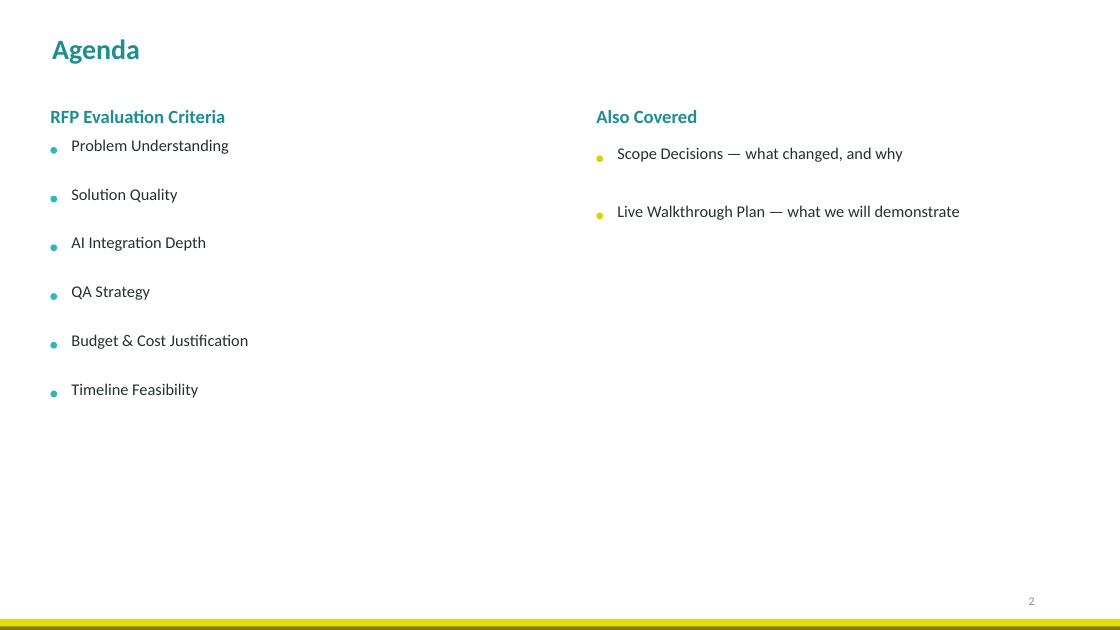
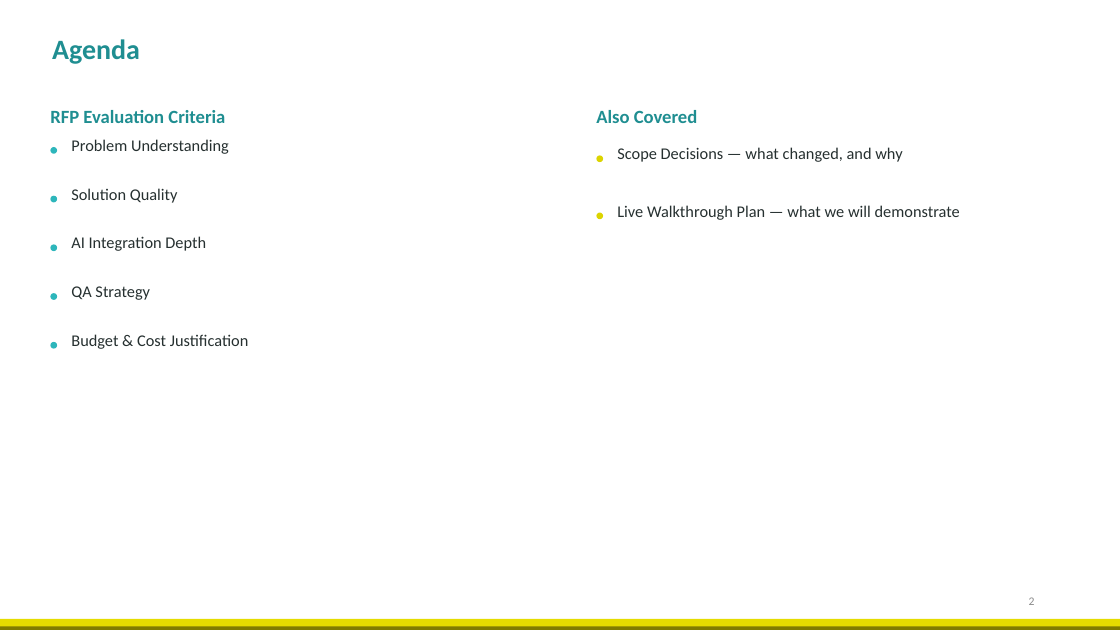
Before and after one commit to Sridhar-Vetrivel/genAI-enterprise-agent, a slide deck: slide 2 of docs/deck/S4-I-24_SridharVetrivel_LiveReview_RFPCriteria_v3.pptx. Drawn at 1120x630 pixels with LibreOffice and Linux fonts; fonts in the diff are those of the drawing; background and template pictures are left out. Boxes give left, top, right and bottom in pixels: in the first picture for what was removed or moved away, otherwise in the second. Text is boxed around its words. In the diff, an @@ line names an element or a change of style, - is before the commit and + after.

```diff
--- a/docs/deck/S4-I-24_SridharVetrivel_LiveReview_RFPCriteria_v3.pptx
+++ b/docs/deck/S4-I-24_SridharVetrivel_LiveReview_RFPCriteria_v3.pptx
@@ text removed at bbox=[71, 383, 198, 398] @@
-Timeline Feasibility
@@ ellipse removed at bbox=[50, 391, 57, 397] @@
```
Also in this commit, not shown: 1 other slide changed, 4 other files.
